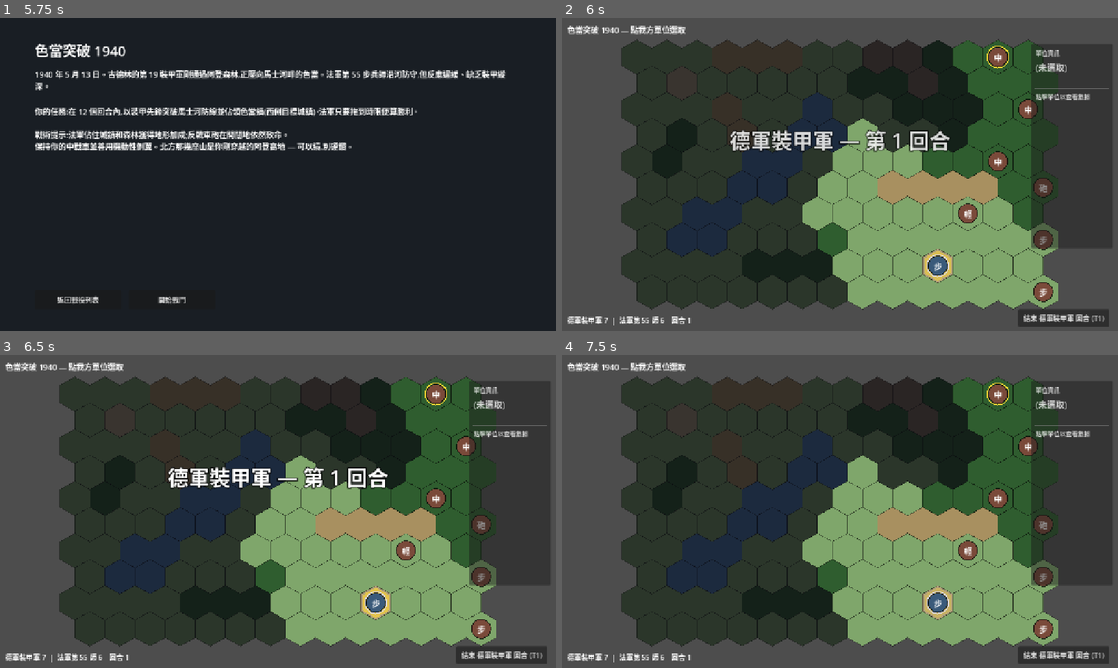
Above: before the commit, frames 1-4 (two rows, left to right).
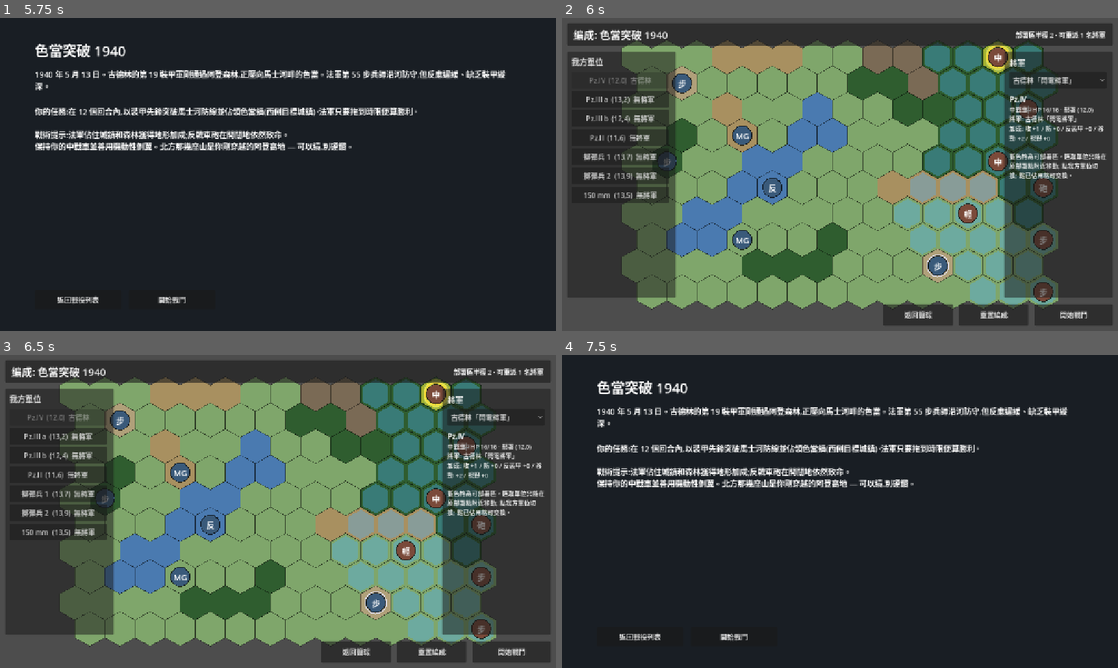
Above: after the commit, the same moments.

Repository: Fischer-Zhang/WorldWarII
Game: Godot game, scene res://scenes/main_menu.tscn
Same seed, same stepped clock (60 frames per second), same inputs: the game is played once before the commit and once after it.
Inputs (mouse positions are in pixels of both pictures, inside the frame that each line leads up to):
- Up to frame 1 (5.75 s): click "單場戰役" at 0.5 s; click "簡單" at 1.25 s; click "普通" at 2 s; click "困難" at 2.75 s; click "00_sandbox — 沙盒測試地圖" at 3.5 s; click "返回戰役列表" at 4.25 s; click "01_sedan_1940 — 色當突破 1940" at 5 s
- Up to frame 2 (6 s): click "開始戰鬥" at 5.75 s
- Up to frame 3 (6.5 s): no input
- Up to frame 4 (7.5 s): click (1056, 417) at 6.5 s, where only the run after the commit has a clickable "古德林「閃電將軍」"; click (917, 652) at 7.25 s, where only the run after the commit has a clickable "返回簡報"

Frame 1 is identical in both runs. In frame 2, 66% of the frame differs, in the area x 1-99%, y 1-99%; in frame 3, 66%; in frame 4, 73%, in the area x 0-100%, y 0-100%.

Commit message:
Add pre-battle deployment setup

Diff:
--- /dev/null
+++ b/scenes/deployment.tscn
@@ -0,0 +1,133 @@
+[gd_scene load_steps=4 format=3 uid="uid://b1ww2deploy0001"]
+
+[ext_resource type="Script" path="res://scripts/ui/deployment.gd" id="1_deploy"]
+[ext_resource type="Script" path="res://scripts/grid/hex_map.gd" id="2_hexmap"]
+[ext_resource type="Script" path="res://scripts/ui/camera_controller.gd" id="3_cam"]
+
+[node name="Deployment" type="Node2D"]
+script = ExtResource("1_deploy")
+
+[node name="HexMap" type="Node2D" parent="."]
+script = ExtResource("2_hexmap")
+
+[node name="Camera" type="Camera2D" parent="."]
+script = ExtResource("3_cam")
+
+[node name="UI" type="CanvasLayer" parent="."]
+
+[node name="Root" type="Control" parent="UI"]
+anchors_preset = 15
+anchor_right = 1.0
+anchor_bottom = 1.0
+mouse_filter = 2
+
+[node name="TopBar" type="Panel" parent="UI/Root"]
+offset_left = 12.0
+offset_top = 12.0
+offset_right = 1268.0
+offset_bottom = 64.0
+mouse_filter = 1
+
+[node name="Title" type="Label" parent="UI/Root/TopBar"]
+offset_left = 14.0
+offset_top = 8.0
+offset_right = 640.0
+offset_bottom = 44.0
+theme_override_font_sizes/font_size = 24
+text = "編成"
+vertical_alignment = 1
+
+[node name="Status" type="Label" parent="UI/Root/TopBar"]
+offset_left = 660.0
+offset_top = 12.0
+offset_right = 1238.0
+offset_bottom = 42.0
+theme_override_font_sizes/font_size = 15
+text = ""
+horizontal_alignment = 2
+vertical_alignment = 1
+
+[node name="Body" type="HBoxContainer" parent="UI/Root"]
+offset_left = 12.0
+offset_top = 78.0
+offset_right = 1268.0
+offset_bottom = 644.0
+mouse_filter = 2
+theme_override_constants/separation = 756
+
+[node name="LeftPanel" type="Panel" parent="UI/Root/Body"]
+custom_minimum_size = Vector2(250, 560)
+mouse_filter = 1
+modulate = Color(1, 1, 1, 0.86)
+
+[node name="LeftVBox" type="VBoxContainer" parent="UI/Root/Body/LeftPanel"]
+offset_left = 10.0
+offset_top = 10.0
+offset_right = 240.0
+offset_bottom = 550.0
+theme_override_constants/separation = 8
+
+[node name="Header" type="Label" parent="UI/Root/Body/LeftPanel/LeftVBox"]
+theme_override_font_sizes/font_size = 18
+text = "我方單位"
+
+[node name="UnitScroll" type="ScrollContainer" parent="UI/Root/Body/LeftPanel"]
+offset_left = 10.0
+offset_top = 46.0
+offset_right = 240.0
+offset_bottom = 550.0
+mouse_filter = 1
+
+[node name="UnitList" type="VBoxContainer" parent="UI/Root/Body/LeftPanel/UnitScroll"]
+custom_minimum_size = Vector2(224, 0)
+theme_override_constants/separation = 6
+
+[node name="RightPanel" type="Panel" parent="UI/Root/Body"]
+custom_minimum_size = Vector2(250, 560)
+mouse_filter = 1
+modulate = Color(1, 1, 1, 0.88)
+
+[node name="Header" type="Label" parent="UI/Root/Body/RightPanel"]
+offset_left = 12.0
+offset_top = 12.0
+offset_right = 236.0
+offset_bottom = 38.0
+theme_override_font_sizes/font_size = 18
+text = "將軍"
+
+[node name="GeneralOption" type="OptionButton" parent="UI/Root/Body/RightPanel"]
+offset_left = 12.0
+offset_top = 46.0
+offset_right = 236.0
+offset_bottom = 84.0
+
+[node name="Detail" type="RichTextLabel" parent="UI/Root/Body/RightPanel"]
+offset_left = 12.0
+offset_top = 98.0
+offset_right = 236.0
+offset_bottom = 548.0
+bbcode_enabled = true
+fit_content = false
+scroll_active = true
+theme_override_font_sizes/normal_font_size = 14
+text = ""
+
+[node name="BottomBar" type="HBoxContainer" parent="UI/Root"]
+offset_left = 12.0
+offset_top = 658.0
+offset_right = 1268.0
+offset_bottom = 708.0
+alignment = 2
+theme_override_constants/separation = 14
+
+[node name="BackButton" type="Button" parent="UI/Root/BottomBar"]
+custom_minimum_size = Vector2(160, 42)
+text = "返回簡報"
+
+[node name="ResetButton" type="Button" parent="UI/Root/BottomBar"]
+custom_minimum_size = Vector2(160, 42)
+text = "重置編成"
+
+[node name="BeginButton" type="Button" parent="UI/Root/BottomBar"]
+custom_minimum_size = Vector2(180, 42)
+text = "開始戰鬥"
--- a/scripts/autoload/game_state.gd
+++ b/scripts/autoload/game_state.gd
@@ -9,6 +9,8 @@
 # Campaign mode: when true, the battle reads/writes campaign_save.json
 # (unit roster carryover, progress advancement on victory).
 var campaign_mode: bool = false
+var deployment_scenario_id: String = ""
+var deployment_overrides: Dictionary = {}
 
 signal scenario_started(scenario_id: String)
 signal scenario_ended(winner: String, summary: Dictionary)
@@ -20,3 +22,16 @@
 func end_scenario(winner: String, summary: Dictionary) -> void:
 	last_result = {"winner": winner, "summary": summary}
 	scenario_ended.emit(winner, summary)
+
+func set_deployment_overrides(scenario_id: String, overrides: Dictionary) -> void:
+	deployment_scenario_id = scenario_id
+	deployment_overrides = overrides.duplicate(true)
+
+func get_deployment_overrides(scenario_id: String) -> Dictionary:
+	if deployment_scenario_id != scenario_id:
+		return {}
+	return deployment_overrides
+
+func clear_deployment_overrides() -> void:
+	deployment_scenario_id = ""
+	deployment_overrides.clear()
--- a/scripts/battle.gd
+++ b/scripts/battle.gd
@@ -17,6 +17,7 @@
 const VictoryChecker := preload("res://scripts/scenario/victory_checker.gd")
 const ReinforcementSpawner := preload("res://scripts/scenario/reinforcement_spawner.gd")
 const CampaignManager := preload("res://scripts/scenario/campaign_manager.gd")
+const DeploymentOverrides := preload("res://scripts/scenario/deployment_overrides.gd")
 const ActionLog := preload("res://scripts/scenario/action_log.gd")
 const AIController := preload("res://scripts/turn/ai_controller.gd")
 const DamagePopup := preload("res://scripts/ui/damage_popup.gd")
@@ -95,6 +96,8 @@
 		var camp_state := CampaignManager.load_state()
 		CampaignManager.apply_roster_to_units(camp_state, units)
 
+	_apply_deployment_overrides(scenario_id)
+
 	# Identify the player's faction once; visibility & objective pulse use it.
 	for fid in factions.keys():
 		if String(factions[fid].get("controller", "")) == "player":
@@ -127,6 +130,13 @@
 
 	info_label.text = "%s — 點我方單位選取" % scenario.get("title", scenario_id)
 	_update_status()
+
+func _apply_deployment_overrides(scenario_id: String) -> void:
+	var overrides := GameState.get_deployment_overrides(scenario_id)
+	if overrides.is_empty():
+		return
+	DeploymentOverrides.apply(units, hex_map, overrides, HexMap.HEX_SIZE)
+	GameState.clear_deployment_overrides()
 
 # ---------- TURN LIFECYCLE ----------
 
--- /dev/null
+++ b/scripts/scenario/deployment_overrides.gd
@@ -0,0 +1,36 @@
+class_name DeploymentOverrides
+extends RefCounted
+
+static func unit_key(unit) -> String:
+	return "%s|%s" % [String(unit.faction_id), String(unit.display_name)]
+
+static func apply(units: Array, hex_map, overrides: Dictionary, hex_size: float) -> void:
+	if overrides.is_empty():
+		return
+	var original_coords := {}
+	var units_to_override: Array = []
+	for u in units:
+		var key := unit_key(u)
+		if not overrides.has(key):
+			continue
+		original_coords[u] = u.coord
+		units_to_override.append(u)
+		if hex_map.occupants.get(u.coord) == u:
+			hex_map.occupants.erase(u.coord)
+	for u in units_to_override:
+		var key := unit_key(u)
+		var data: Dictionary = overrides.get(key, {})
+		var coord := Vector2i(int(data.get("q", u.coord.x)), int(data.get("r", u.coord.y)))
+		var fallback: Vector2i = original_coords.get(u, u.coord)
+		if not hex_map.tiles.has(coord) or hex_map.occupants.has(coord):
+			coord = fallback
+		u.general_id = String(data.get("general_id", u.general_id))
+		u.coord = coord
+		u.position = _axial_to_pixel(coord, hex_size)
+		hex_map.occupants[coord] = u
+		u.queue_redraw()
+
+static func _axial_to_pixel(coord: Vector2i, hex_size: float) -> Vector2:
+	var x := hex_size * sqrt(3.0) * (coord.x + coord.y / 2.0)
+	var y := hex_size * 1.5 * coord.y
+	return Vector2(x, y)
--- a/scripts/ui/briefing.gd
+++ b/scripts/ui/briefing.gd
@@ -17,7 +17,7 @@
 	back_button.pressed.connect(_on_back_pressed)
 
 func _on_begin_pressed() -> void:
-	get_tree().change_scene_to_file("res://scenes/battle.tscn")
+	get_tree().change_scene_to_file("res://scenes/deployment.tscn")
 
 func _on_back_pressed() -> void:
 	get_tree().change_scene_to_file("res://scenes/scenario_select.tscn")
--- /dev/null
+++ b/scripts/ui/deployment.gd
@@ -0,0 +1,348 @@
+extends Node2D
+
+const HexCoord := preload("res://scripts/grid/hex_coord.gd")
+const HexMap := preload("res://scripts/grid/hex_map.gd")
+const Unit := preload("res://scripts/units/unit.gd")
+const UnitFactory := preload("res://scripts/units/unit_factory.gd")
+const CampaignManager := preload("res://scripts/scenario/campaign_manager.gd")
+const DeploymentOverrides := preload("res://scripts/scenario/deployment_overrides.gd")
+
+const DEPLOY_RADIUS := 2
+
+@onready var hex_map: HexMap = $HexMap
+@onready var camera: Camera2D = $Camera
+@onready var title_label: Label = $UI/Root/TopBar/Title
+@onready var status_label: Label = $UI/Root/TopBar/Status
+@onready var unit_list: VBoxContainer = $UI/Root/Body/LeftPanel/UnitScroll/UnitList
+@onready var general_option: OptionButton = $UI/Root/Body/RightPanel/GeneralOption
+@onready var detail_label: RichTextLabel = $UI/Root/Body/RightPanel/Detail
+@onready var begin_button: Button = $UI/Root/BottomBar/BeginButton
+@onready var reset_button: Button = $UI/Root/BottomBar/ResetButton
+@onready var back_button: Button = $UI/Root/BottomBar/BackButton
+
+var scenario: Dictionary = {}
+var factions: Dictionary = {}
+var units: Array[Unit] = []
+var player_units: Array[Unit] = []
+var player_faction_id: String = ""
+var selected_unit: Unit = null
+var original_coords: Dictionary = {}
+var original_generals: Dictionary = {}
+var deployment_zone: Dictionary = {}
+var unit_deployment_zones: Dictionary = {}
+var general_pool: Array[String] = []
+var _refreshing_general_option := false
+
+func _ready() -> void:
+	var scenario_id := GameState.current_scenario_id
+	scenario = DataLoader.get_scenario(scenario_id)
+	if scenario.is_empty():
+		title_label.text = "找不到戰役"
+		status_label.text = scenario_id
+		return
+	title_label.text = "編成: %s" % String(scenario.get("title", scenario_id))
+
+	hex_map.load_from_scenario(scenario)
+	hex_map.hex_clicked.connect(_on_hex_clicked)
+	hex_map.hex_hovered.connect(_on_hex_hovered)
+	camera.position = hex_map.get_map_center()
+
+	var built := UnitFactory.build(scenario, hex_map)
+	factions = built["factions"]
+	for u in built["units"]:
+		var unit: Unit = u
+		hex_map.register_unit(unit)
+		units.append(unit)
+
+	if GameState.campaign_mode:
+		var camp_state := CampaignManager.load_state()
+		CampaignManager.apply_roster_to_units(camp_state, units)
+
+	for fid in factions.keys():
+		if String(factions[fid].get("controller", "")) == "player":
+			player_faction_id = fid
+			break
+
+	for u in units:
+		var unit: Unit = u
+		if unit.faction_id == player_faction_id:
+			player_units.append(unit)
+			var key := _unit_key(unit)
+			original_coords[key] = unit.coord
+			original_generals[key] = unit.general_id
+
+	_build_general_pool()
+	_build_deployment_zone()
+	hex_map.show_movement_range(deployment_zone.keys())
+	_rebuild_unit_list()
+	if not player_units.is_empty():
+		_select_unit(player_units[0])
+
+	general_option.item_selected.connect(_on_general_selected)
+	begin_button.pressed.connect(_on_begin_pressed)
+	reset_button.pressed.connect(_on_reset_pressed)
+	back_button.pressed.connect(_on_back_pressed)
+
+func _build_general_pool() -> void:
+	var found := {}
+	for u in player_units:
+		var unit: Unit = u
+		if unit.general_id != "":
+			found[unit.general_id] = true
+	if GameState.campaign_mode and player_faction_id != "":
+		var state := CampaignManager.load_state()
+		var roster: Dictionary = state.get("roster", {})
+		var faction_roster: Dictionary = roster.get(player_faction_id, {})
+		for name in faction_roster.keys():
+			var saved: Dictionary = faction_roster[name]
+			var gid := String(saved.get("general_id", ""))
+			if gid != "":
+				found[gid] = true
+	general_pool.clear()
+	for gid in found.keys():
+		if not DataLoader.get_general_def(String(gid)).is_empty():
+			general_pool.append(String(gid))
+	general_pool.sort()
+
+func _build_deployment_zone() -> void:
+	deployment_zone.clear()
+	unit_deployment_zones.clear()
+	for u in player_units:
+		var unit: Unit = u
+		var unit_zone := {}
+		for coord in hex_map.tiles.keys():
+			var c: Vector2i = coord
+			if HexCoord.distance(unit.coord, c) > DEPLOY_RADIUS:
+				continue
+			var occupant := hex_map.unit_at(c)
+			if occupant != null and occupant.faction_id != player_faction_id:
+				continue
+			deployment_zone[c] = true
+			unit_zone[c] = true
+		unit_deployment_zones[_unit_key(unit)] = unit_zone
+
+func _rebuild_unit_list() -> void:
+	for child in unit_list.get_children():
+		child.queue_free()
+	for u in player_units:
+		var unit: Unit = u
+		var btn := Button.new()
+		btn.custom_minimum_size = Vector2(0, 38)
+		btn.text = _unit_button_text(unit)
+		btn.disabled = unit == selected_unit
+		btn.pressed.connect(func(): _select_unit(unit))
+		unit_list.add_child(btn)
+
+func _unit_button_text(unit: Unit) -> String:
+	var general_name := "無將軍"
+	if unit.general_id != "":
+		var g := DataLoader.get_general_def(unit.general_id)
+		general_name = String(g.get("name_zh", unit.general_id))
+	var off := _axial_to_offset(unit.coord)
+	return "%s  (%d,%d)  %s" % [unit.display_name, off.x, off.y, general_name]
+
+func _select_unit(unit: Unit) -> void:
+	if unit == null:
+		selected_unit = null
+		return
+	if selected_unit != null:
+		selected_unit.set_selected(false)
+	selected_unit = unit
+	selected_unit.set_selected(true)
+	hex_map.highlight_coord(unit.coord)
+	_refresh_general_option()
+	_update_detail()
+	_rebuild_unit_list()
+
+func _refresh_general_option() -> void:
+	_refreshing_general_option = true
+	general_option.clear()
+	general_option.add_item("無將軍")
+	general_option.set_item_metadata(0, "")
+	var selected_index := 0
+	for gid in general_pool:
+		var g := DataLoader.get_general_def(gid)
+		var label := "%s「%s」" % [String(g.get("name_zh", gid)), String(g.get("title_zh", ""))]
+		var owner := _general_owner(gid)
+		if owner != null and owner != selected_unit:
+			label += "  - 目前:%s" % owner.display_name
+		if selected_unit != null and not _general_applies_to(gid, selected_unit.type_id):
+			label += "  - 不適配"
+		general_option.add_item(label)
+		var idx := general_option.item_count - 1
+		general_option.set_item_metadata(idx, gid)
+		if selected_unit != null and selected_unit.general_id == gid:
+			selected_index = idx
+	general_option.selected = selected_index
+	general_option.disabled = selected_unit == null or general_pool.is_empty()
+	_refreshing_general_option = false
+
+func _update_detail() -> void:
+	if selected_unit == null:
+		detail_label.text = "選取單位後配置將軍與部署位置。"
+		return
+	var unit_def := DataLoader.get_unit_def(selected_unit.type_id)
+	var off := _axial_to_offset(selected_unit.coord)
+	var lines: Array[String] = []
+	lines.append("[b]%s[/b]" % selected_unit.display_name)
+	lines.append("%s · HP %d/%d · 部署 (%d,%d)" % [
+		String(unit_def.get("name_zh", selected_unit.type_id)),
+		selected_unit.hp,
+		selected_unit.max_hp,
+		off.x,
+		off.y,
+	])
+	if selected_unit.general_id == "":
+		lines.append("將軍: 無")
+	else:
+		var g := DataLoader.get_general_def(selected_unit.general_id)
+		var applies := _general_applies_to(selected_unit.general_id, selected_unit.type_id)
+		lines.append("將軍: %s「%s」%s" % [
+			String(g.get("name_zh", selected_unit.general_id)),
+			String(g.get("title_zh", "")),
+			"" if applies else " [color=#ff8a6a](不適配此兵種)[/color]",
+		])
+		lines.append("加成: 攻 %+d / 防 %+d / 反裝甲 %+d / 移動 %+d / 視野 %+d" % [
+			int(g.get("attack_bonus", 0)),
+			int(g.get("defense_bonus", 0)),
+			int(g.get("vs_armor_bonus", 0)),
+			int(g.get("move_bonus", 0)),
+			int(g.get("vision_bonus", 0)),
+		])
+	lines.append("")
+	lines.append("藍色格為可部署區。選取單位只能在原部署點附近移動; 點我方單位切換; 點已佔用格可交換。")
+	status_label.text = "部署區半徑 %d · 可重派 %d 名將軍" % [DEPLOY_RADIUS, general_pool.size()]
+	detail_label.text = "\n".join(lines)
+
+func _on_general_selected(_index: int) -> void:
+	if _refreshing_general_option or selected_unit == null:
+		return
+	var gid := String(general_option.get_selected_metadata())
+	if gid != "":
+		var owner := _general_owner(gid)
+		if owner != null and owner != selected_unit:
+			owner.general_id = ""
+			owner.queue_redraw()
+	selected_unit.general_id = gid
+	selected_unit.queue_redraw()
+	_refresh_general_option()
+	_update_detail()
+	_rebuild_unit_list()
+
+func _on_hex_clicked(coord: Vector2i, _terrain_id: String) -> void:
+	var occupant := hex_map.unit_at(coord)
+	if occupant != null and occupant.faction_id == player_faction_id:
+		if selected_unit != null and selected_unit != occupant and _can_place_selected_at(coord) and _can_place_unit_at(occupant, selected_unit.coord):
+			_swap_units(selected_unit, occupant)
+			return
+		_select_unit(occupant)
+		return
+	if selected_unit == null:
+		return
+	if not _can_place_selected_at(coord):
+		status_label.text = "只能部署在該單位原始位置附近。"
+		return
+	if occupant != null:
+		status_label.text = "該位置已被敵軍佔用。"
+		return
+	_move_unit_to(selected_unit, coord)
+
+func _on_hex_hovered(coord: Vector2i, terrain_id: String) -> void:
+	if terrain_id == "":
+		return
+	var label := "可部署" if deployment_zone.has(coord) else "部署區外"
+	var off := _axial_to_offset(coord)
+	status_label.text = "%s (%d,%d) · %s" % [
+		String(DataLoader.get_terrain_def(terrain_id).get("name_zh", terrain_id)),
+		off.x,
+		off.y,
+		label,
+	]
+
+func _move_unit_to(unit: Unit, coord: Vector2i) -> void:
+	if hex_map.occupants.get(unit.coord) == unit:
+		hex_map.occupants.erase(unit.coord)
+	hex_map.occupants[coord] = unit
+	_reposition_unit(unit, coord)
+	hex_map.highlight_coord(coord)
+	_update_detail()
+	_rebuild_unit_list()
+
+func _swap_units(a: Unit, b: Unit) -> void:
+	var a_coord := a.coord
+	var b_coord := b.coord
+	hex_map.occupants.erase(a_coord)
+	hex_map.occupants.erase(b_coord)
+	hex_map.occupants[b_coord] = a
+	hex_map.occupants[a_coord] = b
+	_reposition_unit(a, b_coord)
+	_reposition_unit(b, a_coord)
+	hex_map.highlight_coord(a.coord)
+	_update_detail()
+	_rebuild_unit_list()
+
+func _can_place_selected_at(coord: Vector2i) -> bool:
+	if selected_unit == null:
+		return false
+	return _can_place_unit_at(selected_unit, coord)
+
+func _can_place_unit_at(unit: Unit, coord: Vector2i) -> bool:
+	var zone: Dictionary = unit_deployment_zones.get(_unit_key(unit), {})
+	return zone.has(coord)
+
+func _reposition_unit(unit: Unit, coord: Vector2i) -> void:
+	unit.coord = coord
+	unit.position = HexCoord.to_pixel(coord, HexMap.HEX_SIZE)
+	unit.has_moved = false
+	unit.has_attacked = false
+	unit.queue_redraw()
+
+func _on_begin_pressed() -> void:
+	var overrides := {}
+	for u in player_units:
+		var unit: Unit = u
+		overrides[_unit_key(unit)] = {
+			"q": unit.coord.x,
+			"r": unit.coord.y,
+			"general_id": unit.general_id,
+		}
+	GameState.set_deployment_overrides(String(scenario.get("id", "")), overrides)
+	get_tree().change_scene_to_file("res://scenes/battle.tscn")
+
+func _on_reset_pressed() -> void:
+	for u in player_units:
+		var unit: Unit = u
+		var key := _unit_key(unit)
+		unit.general_id = String(original_generals.get(key, ""))
+		var coord: Vector2i = original_coords.get(key, unit.coord)
+		if hex_map.occupants.get(unit.coord) == unit:
+			hex_map.occupants.erase(unit.coord)
+		unit.coord = coord
+		unit.position = HexCoord.to_pixel(coord, HexMap.HEX_SIZE)
+	for u in player_units:
+		var unit: Unit = u
+		hex_map.occupants[unit.coord] = unit
+		unit.queue_redraw()
+	_select_unit(player_units[0] if not player_units.is_empty() else null)
+
+func _on_back_pressed() -> void:
+	GameState.clear_deployment_overrides()
+	get_tree().change_scene_to_file("res://scenes/briefing.tscn")
+
+func _general_owner(general_id: String) -> Unit:
+	for u in player_units:
+		var unit: Unit = u
+		if unit.general_id == general_id:
+			return unit
+	return null
+
+func _general_applies_to(general_id: String, type_id: String) -> bool:
+	var g := DataLoader.get_general_def(general_id)
+	var applies: Array = g.get("applies_to", [])
+	return applies.has(type_id)
+
+func _unit_key(unit: Unit) -> String:
+	return DeploymentOverrides.unit_key(unit)
+
+func _axial_to_offset(coord: Vector2i) -> Vector2i:
+	return Vector2i(coord.x + (coord.y >> 1), coord.y)
--- /dev/null
+++ b/tests/test_deployment.gd
@@ -0,0 +1,76 @@
+extends SceneTree
+
+# Tests for pre-battle deployment override data.
+
+const DeploymentOverrides := preload("res://scripts/scenario/deployment_overrides.gd")
+const GameStateScript := preload("res://scripts/autoload/game_state.gd")
+
+class StubHexMap:
+	var tiles: Dictionary = {}
+	var occupants: Dictionary = {}
+
+class StubUnit:
+	var faction_id: String
+	var display_name: String
+	var coord: Vector2i
+	var position: Vector2
+	var general_id: String
+	var redraws := 0
+
+	func _init(_faction_id: String, _display_name: String, _coord: Vector2i, _general_id: String) -> void:
+		faction_id = _faction_id
+		display_name = _display_name
+		coord = _coord
+		general_id = _general_id
+
+	func queue_redraw() -> void:
+		redraws += 1
+
+func _init() -> void:
+	var pass_count := 0
+	var fail_count := 0
+
+	var state := GameStateScript.new()
+	state.set_deployment_overrides("s1", {"allies|A": {"q": 2, "r": 3, "general_id": "patton"}})
+	var wrong: Dictionary = state.get_deployment_overrides("s2")
+	var right: Dictionary = state.get_deployment_overrides("s1")
+	if wrong.is_empty() and not right.is_empty() and String(right["allies|A"].get("general_id", "")) == "patton":
+		pass_count += 1
+	else:
+		fail_count += 1
+		printerr("FAIL: GameState deployment overrides should be scenario-scoped")
+
+	var map := StubHexMap.new()
+	map.tiles[Vector2i(0, 0)] = "plain"
+	map.tiles[Vector2i(2, 3)] = "plain"
+	var unit := StubUnit.new("allies", "A", Vector2i(0, 0), "bradley")
+	var units: Array = [unit]
+	map.occupants[unit.coord] = unit
+	DeploymentOverrides.apply(units, map, right, 40.0)
+	if unit.coord == Vector2i(2, 3) \
+			and unit.general_id == "patton" \
+			and map.occupants.has(Vector2i(2, 3)) \
+			and not map.occupants.has(Vector2i(0, 0)) \
+			and unit.redraws == 1:
+		pass_count += 1
+	else:
+		fail_count += 1
+		printerr("FAIL: deployment override should move unit and reassign general")
+
+	var blocked := StubUnit.new("axis", "Blocker", Vector2i(4, 4), "")
+	map.tiles[Vector2i(4, 4)] = "plain"
+	map.occupants[Vector2i(4, 4)] = blocked
+	DeploymentOverrides.apply(
+		units,
+		map,
+		{"allies|A": {"q": 4, "r": 4, "general_id": "bradley"}},
+		40.0
+	)
+	if unit.coord == Vector2i(2, 3) and unit.general_id == "bradley" and map.occupants.get(Vector2i(2, 3)) == unit:
+		pass_count += 1
+	else:
+		fail_count += 1
+		printerr("FAIL: occupied deployment target should fall back to original coord")
+
+	print("Deployment tests: %d pass, %d fail" % [pass_count, fail_count])
+	quit(0 if fail_count == 0 else 1)
